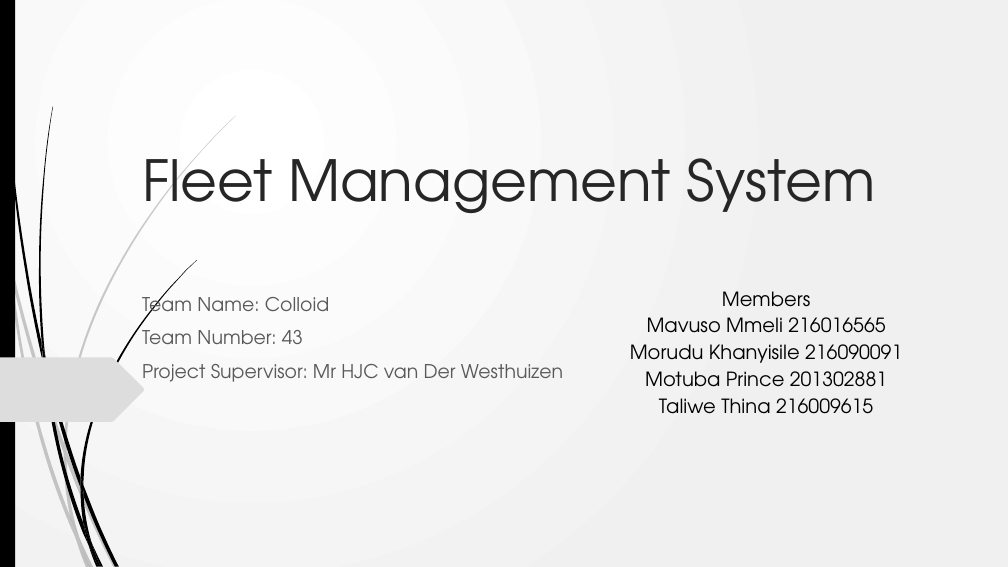
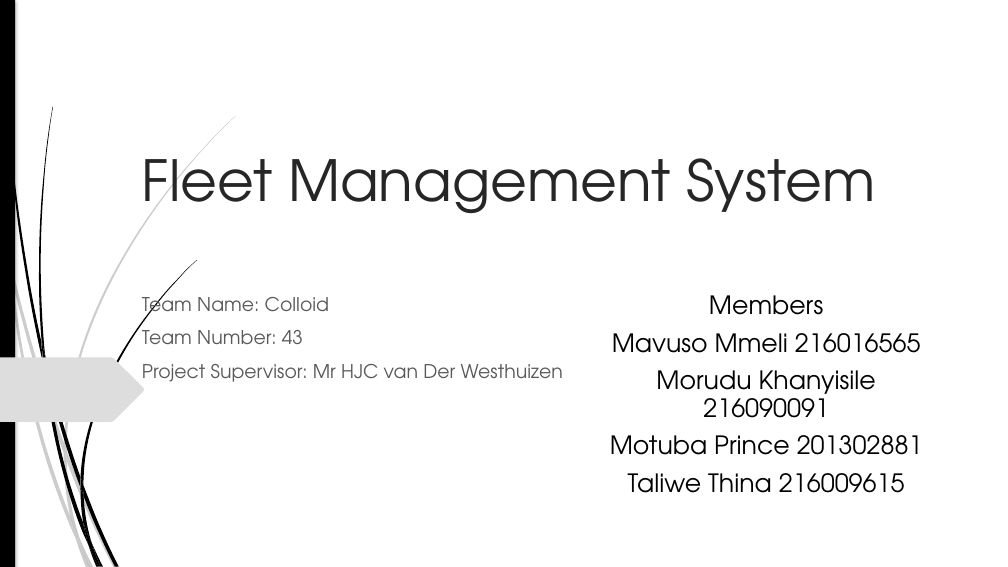
Before and after one commit to ThinaTaliwe/FMS, a slide deck: slide 1 of FMS Presentation.pptx. Drawn at 1008x567 pixels with LibreOffice and Linux fonts; fonts in the diff are those of the drawing. Boxes give left, top, right and bottom in pixels: in the first picture for what was removed or moved away, otherwise in the second. Text is boxed around its words. In the diff, an @@ line names an element or a change of style, - is before the commit and + after.

```diff
--- a/FMS Presentation.pptx
+++ b/FMS Presentation.pptx
@@ background gradient #FFFFFF to #F1F1F1 to #FFFFFF @@
@@ rectangle at [0, 0, 15, 567]: shadow on @@
@@ text "Members" at [610, 295, 923, 493]: size 18.6 to 24 pt; line spacing 0.7 to 0.9 @@
@@ outline redrawn in 9 elements at [11, 261, 64, 453], [67, 451, 117, 567], [8, 265, 76, 540], [64, 453, 79, 538], [64, 116, 236, 451], [2, 0, 43, 364], [39, 107, 53, 357], [80, 260, 197, 485], [80, 477, 83, 496] @@
```
Also in this commit, not shown: 2 other slides changed, 2 slides removed, 6 other files.
